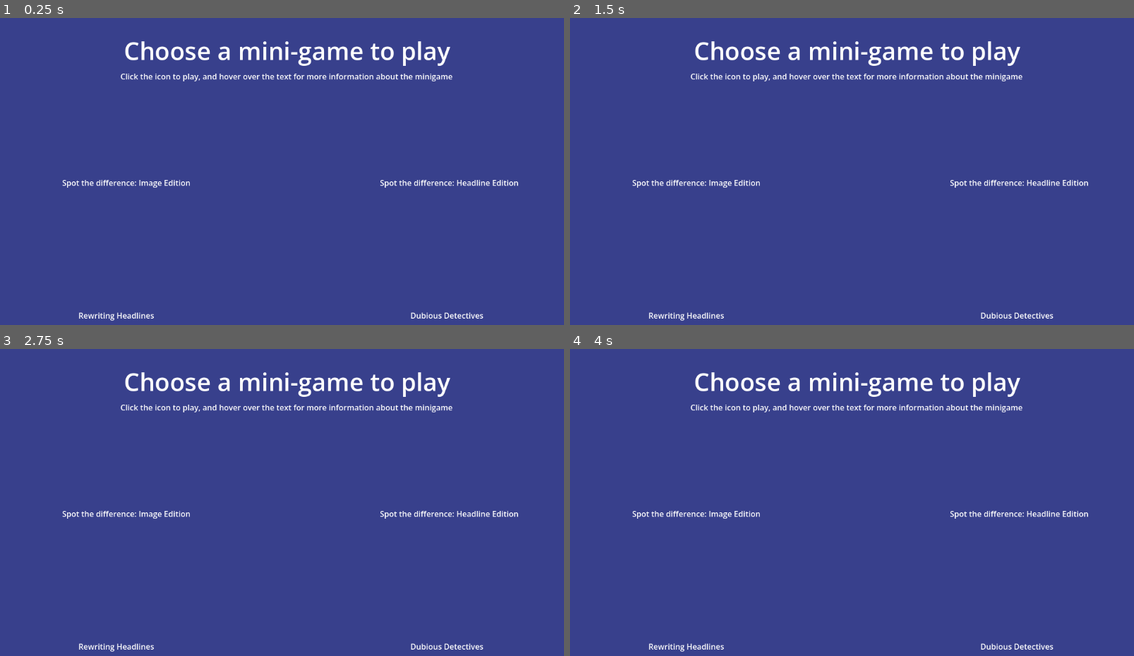
Above: before the commit, frames 1-4 (two rows, left to right).
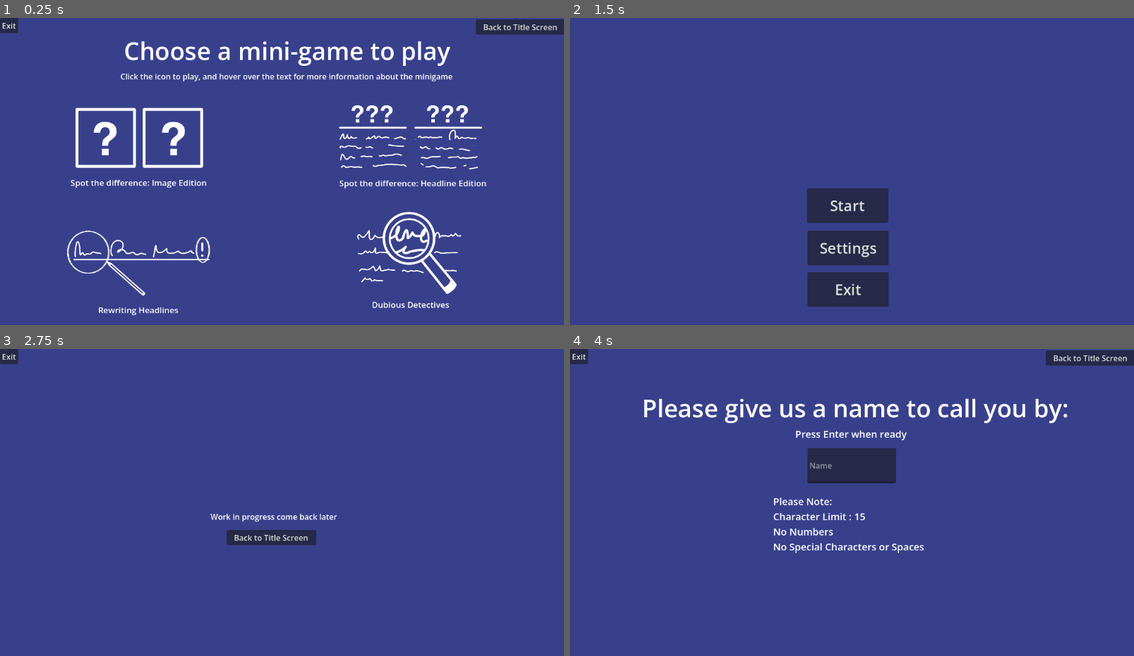
Above: after the commit, the same moments.

Repository: AlexandraWong22054/91906
Game: Godot game, scene res://fourth_window.tscn
Same seed, same stepped clock (60 frames per second), same inputs: the game is played once before the commit and once after it. This scene is started directly instead of the project's main scene.
Inputs (mouse positions are in pixels of both pictures, inside the frame that each line leads up to):
- Up to frame 1 (0.25 s): no input
- Up to frame 2 (1.5 s): click (711, 137) at 0.52 s; click (1088, 27) at 1.25 s, where only the run after the commit has a clickable "Back to Title Screen"
- Up to frame 3 (2.75 s): click (276, 579) at 2 s, where only the run after the commit has a clickable "Settings"
- Up to frame 4 (4 s): click (840, 536) at 2.75 s, where only the run after the commit has a clickable "Back to Title Screen"; click (846, 536) at 3.5 s, where only the run after the commit has a clickable "Start"

The runs differ from the first frame. In frame 1, 6.2% of the frame differs, in the area x 0-100%, y 0-99%; in frame 2, 7.6%; in frame 3, 3.9%; in frame 4, 7.8%.

Commit message:
Added Icons for Mini-Games
+ transparent buttons over the icons to click to switch scenes.
+Adjusted hover boxes so that the icons don't overlap
+ Added EXIT + MAIN MENU buttons to other scenes.

Diff:
--- /dev/null
+++ b/Detective.gd
@@ -0,0 +1,5 @@
+extends Button
+
+
+func _on_button_pressed():
+	get_tree().change_scene_to_file("res://detective.tscn")
--- /dev/null
+++ b/Diffspot.gd
@@ -0,0 +1,6 @@
+extends Button
+
+
+
+func _on_pressed():
+	get_tree().change_scene_to_file("res://real_or_ai.tscn")
--- /dev/null
+++ b/Headlines.gd
@@ -0,0 +1,5 @@
+extends Button
+
+
+func _on_button_pressed():
+	get_tree().change_scene_to_file("res://headlines.tscn")
--- /dev/null
+++ b/Rewrite.gd
@@ -0,0 +1,5 @@
+extends Button
+
+
+func _on_button_pressed():
+	get_tree().change_scene_to_file("res://rewrite.tscn")
--- /dev/null
+++ b/detective.tscn
@@ -0,0 +1,32 @@
+[gd_scene format=3 uid="uid://cj2a2b4mn61cj"]
+
+[ext_resource type="Script" uid="uid://dg5kxfvkrnqnm" path="res://exit.gd" id="1_6abr3"]
+[ext_resource type="Script" uid="uid://fcbp5u37bxsv" path="res://main_menu.gd" id="2_gto81"]
+
+[node name="Detective" type="Control" unique_id=999947224]
+layout_mode = 3
+anchors_preset = 15
+anchor_right = 1.0
+anchor_bottom = 1.0
+grow_horizontal = 2
+grow_vertical = 2
+
+[node name="Exit" type="Button" parent="." unique_id=2052913132]
+layout_mode = 0
+offset_right = 37.0
+offset_bottom = 31.0
+text = "Exit"
+script = ExtResource("1_6abr3")
+
+[node name="Main Menu" type="Button" parent="." unique_id=911748910]
+layout_mode = 0
+offset_left = 972.0
+offset_top = 3.0
+offset_right = 1155.0
+offset_bottom = 34.0
+text = "Back to Title Screen
+"
+script = ExtResource("2_gto81")
+
+[connection signal="pressed" from="Exit" to="Exit" method="_on_pressed"]
+[connection signal="pressed" from="Main Menu" to="Main Menu" method="_on_pressed"]
--- /dev/null
+++ b/diffspot_1.gd
@@ -0,0 +1 @@
+extends Sprite2D
--- a/fourth_window.tscn
+++ b/fourth_window.tscn
@@ -1,6 +1,38 @@
 [gd_scene format=3 uid="uid://cj6a4s5nafqwc"]
 
 [ext_resource type="Script" uid="uid://o41fn74sqw16" path="res://spot_1.gd" id="1_c80jh"]
+[ext_resource type="Texture2D" uid="uid://jr0dg5wv6eip" path="res://Images/Diffspot1.png" id="2_0lhj3"]
+[ext_resource type="Script" uid="uid://bs5kammavv8nn" path="res://Diffspot.gd" id="2_dpg5f"]
+[ext_resource type="Texture2D" uid="uid://c41bjq7pyj33v" path="res://Images/Headlines.png" id="3_dpg5f"]
+[ext_resource type="Script" uid="uid://chuayp2jss6qh" path="res://Headlines.gd" id="4_nmr5k"]
+[ext_resource type="Texture2D" uid="uid://dxn88fqqgypiq" path="res://Images/Rewrite.png" id="4_r76vp"]
+[ext_resource type="Texture2D" uid="uid://djndwxpgn0eaw" path="res://Images/DETECTIVE.png" id="5_nmr5k"]
+[ext_resource type="Script" uid="uid://cg6e52tpjkka0" path="res://Rewrite.gd" id="6_nmr5k"]
+[ext_resource type="Script" uid="uid://c70umr7hxywul" path="res://Detective.gd" id="8_r1v50"]
+[ext_resource type="Script" uid="uid://dg5kxfvkrnqnm" path="res://exit.gd" id="10_ywfqn"]
+[ext_resource type="Script" uid="uid://fcbp5u37bxsv" path="res://main_menu.gd" id="11_8fga5"]
+
+[sub_resource type="StyleBoxEmpty" id="StyleBoxEmpty_0lhj3"]
+
+[sub_resource type="StyleBoxEmpty" id="StyleBoxEmpty_dpg5f"]
+
+[sub_resource type="StyleBoxEmpty" id="StyleBoxEmpty_r76vp"]
+
+[sub_resource type="StyleBoxEmpty" id="StyleBoxEmpty_nmr5k"]
+
+[sub_resource type="StyleBoxEmpty" id="StyleBoxEmpty_r1v50"]
+
+[sub_resource type="StyleBoxFlat" id="StyleBoxFlat_0lhj3"]
+bg_color = Color(0, 0, 0, 1)
+
+[sub_resource type="StyleBoxFlat" id="StyleBoxFlat_dpg5f"]
+bg_color = Color(0, 0, 0, 1)
+
+[sub_resource type="StyleBoxFlat" id="StyleBoxFlat_r76vp"]
+bg_color = Color(0, 0, 0, 1)
+
+[sub_resource type="StyleBoxFlat" id="StyleBoxFlat_nmr5k"]
+bg_color = Color(0, 0, 0, 1)
 
 [node name="FourthWindow" type="Control" unique_id=1670295005]
 layout_mode = 3
@@ -10,6 +42,62 @@
 grow_horizontal = 2
 grow_vertical = 2
 
+[node name="Diffspot1" type="Sprite2D" parent="." unique_id=1775932488]
+position = Vector2(284.49997, 254.25)
+scale = Vector2(0.28935185, 0.28935185)
+texture = ExtResource("2_0lhj3")
+
+[node name="Button" type="Button" parent="Diffspot1" unique_id=2054261709]
+offset_left = -482.1119
+offset_top = -270.43195
+offset_right = 478.65616
+offset_bottom = 213.40808
+theme_override_styles/normal = SubResource("StyleBoxEmpty_0lhj3")
+theme_override_styles/hover = SubResource("StyleBoxEmpty_dpg5f")
+script = ExtResource("2_dpg5f")
+
+[node name="Headlines" type="Sprite2D" parent="." unique_id=697448846]
+position = Vector2(838, 240.00003)
+scale = Vector2(0.31111112, 0.31111112)
+texture = ExtResource("3_dpg5f")
+
+[node name="Button" type="Button" parent="Headlines" unique_id=1418905909]
+offset_left = -488.57147
+offset_top = -228.21439
+offset_right = 472.1966
+offset_bottom = 255.62564
+theme_override_styles/normal = SubResource("StyleBoxEmpty_0lhj3")
+theme_override_styles/hover = SubResource("StyleBoxEmpty_r76vp")
+script = ExtResource("4_nmr5k")
+
+[node name="Rewrite" type="Sprite2D" parent="." unique_id=1520118960]
+position = Vector2(293.5, 487.5)
+scale = Vector2(0.3175926, 0.3175926)
+texture = ExtResource("4_r76vp")
+
+[node name="Button" type="Button" parent="Rewrite" unique_id=494608977]
+offset_left = -508.51312
+offset_top = -206.23907
+offset_right = 452.25494
+offset_bottom = 277.60095
+theme_override_styles/normal = SubResource("StyleBoxEmpty_0lhj3")
+theme_override_styles/hover = SubResource("StyleBoxEmpty_nmr5k")
+script = ExtResource("6_nmr5k")
+
+[node name="Detective2" type="Sprite2D" parent="." unique_id=228237022]
+position = Vector2(840.9999, 485.24997)
+scale = Vector2(0.23750001, 0.23750001)
+texture = ExtResource("5_nmr5k")
+
+[node name="Button" type="Button" parent="Detective2" unique_id=1154273875]
+offset_left = -505.26254
+offset_top = -401.05243
+offset_right = 446.31656
+offset_bottom = 352.63177
+theme_override_styles/normal = SubResource("StyleBoxEmpty_0lhj3")
+theme_override_styles/hover = SubResource("StyleBoxEmpty_r1v50")
+script = ExtResource("8_r1v50")
+
 [node name="Text" type="Label" parent="." unique_id=1908917681]
 layout_mode = 0
 offset_left = 253.0
@@ -29,11 +117,12 @@
 
 [node name="Spot1" type="Label" parent="." unique_id=1812347379]
 layout_mode = 0
-offset_left = 127.0
-offset_top = 326.0
-offset_right = 389.0
-offset_bottom = 349.0
-mouse_filter = 0
+offset_left = 144.49997
+offset_top = 325.25
+offset_right = 423.49997
+offset_bottom = 349.25
+mouse_filter = 0
+theme_override_font_sizes/font_size = 17
 text = "Spot the difference: Image Edition"
 script = ExtResource("1_c80jh")
 
@@ -44,6 +133,7 @@
 offset_top = 35.0
 offset_right = 274.0
 offset_bottom = 75.0
+theme_override_styles/panel = SubResource("StyleBoxFlat_0lhj3")
 
 [node name="Label" type="Label" parent="Spot1/PanelContainer" unique_id=638898750]
 layout_mode = 2
@@ -54,11 +144,12 @@
 
 [node name="Spot2" type="Label" parent="." unique_id=1247127466]
 layout_mode = 0
-offset_left = 776.0
+offset_left = 692.99994
 offset_top = 326.0
-offset_right = 1060.0
-offset_bottom = 349.0
-mouse_filter = 0
+offset_right = 993.99994
+offset_bottom = 350.0
+mouse_filter = 0
+theme_override_font_sizes/font_size = 17
 text = "Spot the difference: Headline Edition"
 script = ExtResource("1_c80jh")
 
@@ -69,6 +160,7 @@
 offset_top = 35.0
 offset_right = 274.0
 offset_bottom = 75.0
+theme_override_styles/panel = SubResource("StyleBoxFlat_dpg5f")
 
 [node name="Label" type="Label" parent="Spot2/PanelContainer" unique_id=1399724787]
 layout_mode = 2
@@ -80,11 +172,12 @@
 
 [node name="Headline" type="Label" parent="." unique_id=537529076]
 layout_mode = 0
-offset_left = 127.0
-offset_top = 598.0
-offset_right = 389.0
-offset_bottom = 621.0
-mouse_filter = 0
+offset_left = 165.49997
+offset_top = 585.5
+offset_right = 427.49997
+offset_bottom = 609.5
+mouse_filter = 0
+theme_override_font_sizes/font_size = 17
 text = "        Rewriting Headlines"
 script = ExtResource("1_c80jh")
 
@@ -95,6 +188,7 @@
 offset_top = -85.0
 offset_right = 362.0
 offset_bottom = -10.0
+theme_override_styles/panel = SubResource("StyleBoxFlat_r76vp")
 
 [node name="Label" type="Label" parent="Headline/PanelContainer" unique_id=1283378]
 layout_mode = 2
@@ -105,11 +199,12 @@
 
 [node name="Detective" type="Label" parent="." unique_id=1669206330]
 layout_mode = 0
-offset_left = 776.0
-offset_top = 598.0
-offset_right = 1059.9999
-offset_bottom = 621.0
-mouse_filter = 0
+offset_left = 692.99994
+offset_top = 575.25
+offset_right = 976.9998
+offset_bottom = 599.25
+mouse_filter = 0
+theme_override_font_sizes/font_size = 17
 text = "               Dubious Detectives"
 script = ExtResource("1_c80jh")
 
@@ -120,6 +215,7 @@
 offset_top = -99.0
 offset_right = 305.0
 offset_bottom = -9.0
+theme_override_styles/panel = SubResource("StyleBoxFlat_nmr5k")
 
 [node name="Label" type="Label" parent="Detective/PanelContainer" unique_id=1639014880]
 layout_mode = 2
@@ -128,6 +224,25 @@
 you have to pick which aspects are
 suspicious and decrease it's reliability."
 
+[node name="Exit" type="Button" parent="." unique_id=1885456815]
+layout_mode = 0
+offset_right = 37.0
+offset_bottom = 31.0
+text = "Exit"
+script = ExtResource("10_ywfqn")
+
+[node name="Main Menu" type="Button" parent="." unique_id=1138520150]
+layout_mode = 0
+offset_left = 972.0
+offset_top = 3.0
+offset_right = 1155.0
+offset_bottom = 34.0
+text = "Back to Title Screen
+"
+script = ExtResource("11_8fga5")
+
+[connection signal="pressed" from="Diffspot1/Button" to="Diffspot1/Button" method="_on_pressed"]
+[connection signal="pressed" from="Headlines/Button" to="Diffspot1/Button" method="_on_button_pressed"]
 [connection signal="mouse_entered" from="Spot1" to="Spot1" method="_on_mouse_entered"]
 [connection signal="mouse_exited" from="Spot1" to="Spot1" method="_on_mouse_exited"]
 [connection signal="mouse_entered" from="Spot2" to="Spot2" method="_on_mouse_entered"]
@@ -136,3 +251,5 @@
 [connection signal="mouse_exited" from="Headline" to="Headline" method="_on_mouse_exited"]
 [connection signal="mouse_entered" from="Detective" to="Detective" method="_on_mouse_entered"]
 [connection signal="mouse_exited" from="Detective" to="Detective" method="_on_mouse_exited"]
+[connection signal="pressed" from="Exit" to="Exit" method="_on_pressed"]
+[connection signal="pressed" from="Main Menu" to="Main Menu" method="_on_pressed"]
--- /dev/null
+++ b/headlines.tscn
@@ -0,0 +1,32 @@
+[gd_scene format=3 uid="uid://dt7xsii3qma3w"]
+
+[ext_resource type="Script" uid="uid://dg5kxfvkrnqnm" path="res://exit.gd" id="1_nibf4"]
+[ext_resource type="Script" uid="uid://fcbp5u37bxsv" path="res://main_menu.gd" id="2_i8lqn"]
+
+[node name="Headlines" type="Control" unique_id=614821983]
+layout_mode = 3
+anchors_preset = 15
+anchor_right = 1.0
+anchor_bottom = 1.0
+grow_horizontal = 2
+grow_vertical = 2
+
+[node name="Exit" type="Button" parent="." unique_id=1201739397]
+layout_mode = 0
+offset_right = 37.0
+offset_bottom = 31.0
+text = "Exit"
+script = ExtResource("1_nibf4")
+
+[node name="Main Menu" type="Button" parent="." unique_id=1095080728]
+layout_mode = 0
+offset_left = 972.0
+offset_top = 3.0
+offset_right = 1155.0
+offset_bottom = 34.0
+text = "Back to Title Screen
+"
+script = ExtResource("2_i8lqn")
+
+[connection signal="pressed" from="Exit" to="Exit" method="_on_pressed"]
+[connection signal="pressed" from="Main Menu" to="Main Menu" method="_on_pressed"]
--- /dev/null
+++ b/real_or_ai.tscn
@@ -0,0 +1,32 @@
+[gd_scene format=3 uid="uid://bteuadxch7725"]
+
+[ext_resource type="Script" uid="uid://dg5kxfvkrnqnm" path="res://exit.gd" id="1_kaobr"]
+[ext_resource type="Script" uid="uid://fcbp5u37bxsv" path="res://main_menu.gd" id="2_gmhob"]
+
+[node name="Real or AI" type="Control" unique_id=842895873]
+layout_mode = 3
+anchors_preset = 15
+anchor_right = 1.0
+anchor_bottom = 1.0
+grow_horizontal = 2
+grow_vertical = 2
+
+[node name="Exit" type="Button" parent="." unique_id=1703464193]
+layout_mode = 0
+offset_right = 37.0
+offset_bottom = 31.0
+text = "Exit"
+script = ExtResource("1_kaobr")
+
+[node name="Main Menu" type="Button" parent="." unique_id=1161526800]
+layout_mode = 0
+offset_left = 972.0
+offset_top = 3.0
+offset_right = 1155.0
+offset_bottom = 34.0
+text = "Back to Title Screen
+"
+script = ExtResource("2_gmhob")
+
+[connection signal="pressed" from="Exit" to="Exit" method="_on_pressed"]
+[connection signal="pressed" from="Main Menu" to="Main Menu" method="_on_pressed"]
--- /dev/null
+++ b/rewrite.tscn
@@ -0,0 +1,32 @@
+[gd_scene format=3 uid="uid://cpt4a35b5yopd"]
+
+[ext_resource type="Script" uid="uid://dg5kxfvkrnqnm" path="res://exit.gd" id="1_vm75w"]
+[ext_resource type="Script" uid="uid://fcbp5u37bxsv" path="res://main_menu.gd" id="2_7vafg"]
+
+[node name="Rewrite" type="Control" unique_id=349311659]
+layout_mode = 3
+anchors_preset = 15
+anchor_right = 1.0
+anchor_bottom = 1.0
+grow_horizontal = 2
+grow_vertical = 2
+
+[node name="Exit" type="Button" parent="." unique_id=393057444]
+layout_mode = 0
+offset_right = 37.0
+offset_bottom = 31.0
+text = "Exit"
+script = ExtResource("1_vm75w")
+
+[node name="Main Menu" type="Button" parent="." unique_id=547769997]
+layout_mode = 0
+offset_left = 972.0
+offset_top = 3.0
+offset_right = 1155.0
+offset_bottom = 34.0
+text = "Back to Title Screen
+"
+script = ExtResource("2_7vafg")
+
+[connection signal="pressed" from="Exit" to="Exit" method="_on_pressed"]
+[connection signal="pressed" from="Main Menu" to="Main Menu" method="_on_pressed"]
Not shown, added: Detective.gd.uid
Not shown, added: Diffspot.gd.uid
Not shown, added: Headlines.gd.uid
Binary file added: Images/DETECTIVE.png
Not shown, added: Images/DETECTIVE.png.import
Binary file added: Images/Diffspot1.png
Not shown, added: Images/Diffspot1.png.import
Binary file added: Images/Headlines.png
Not shown, added: Images/Headlines.png.import
Binary file added: Images/Rewrite.png
Not shown, added: Images/Rewrite.png.import
Not shown, added: Rewrite.gd.uid
(and 1 more such lines)
